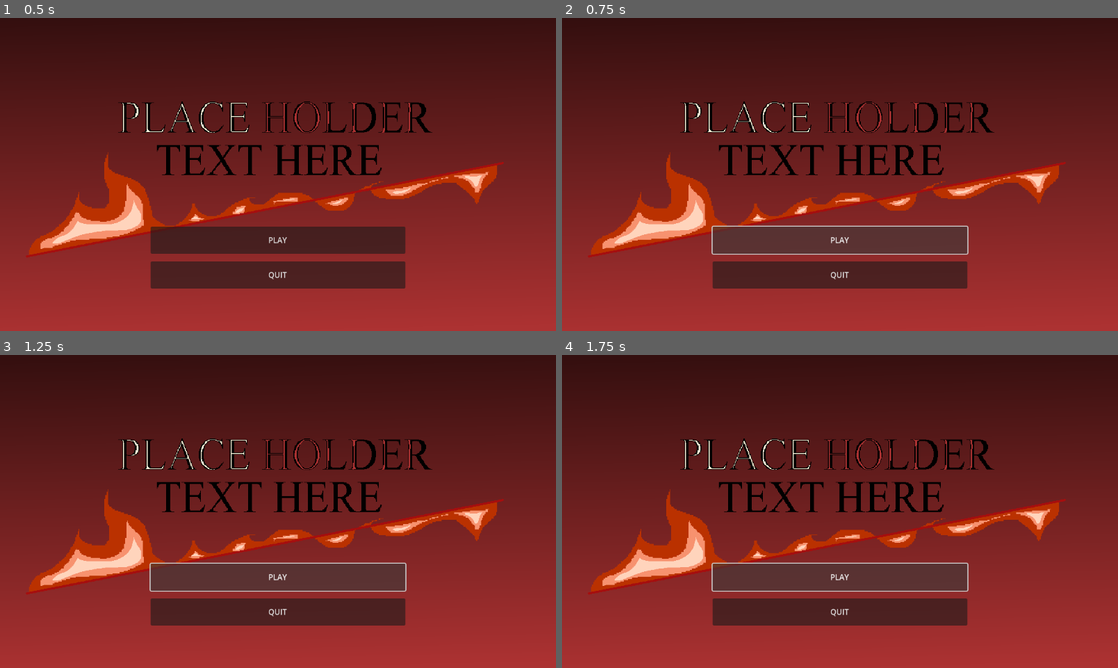
Above: before the commit, frames 1-4 (two rows, left to right).
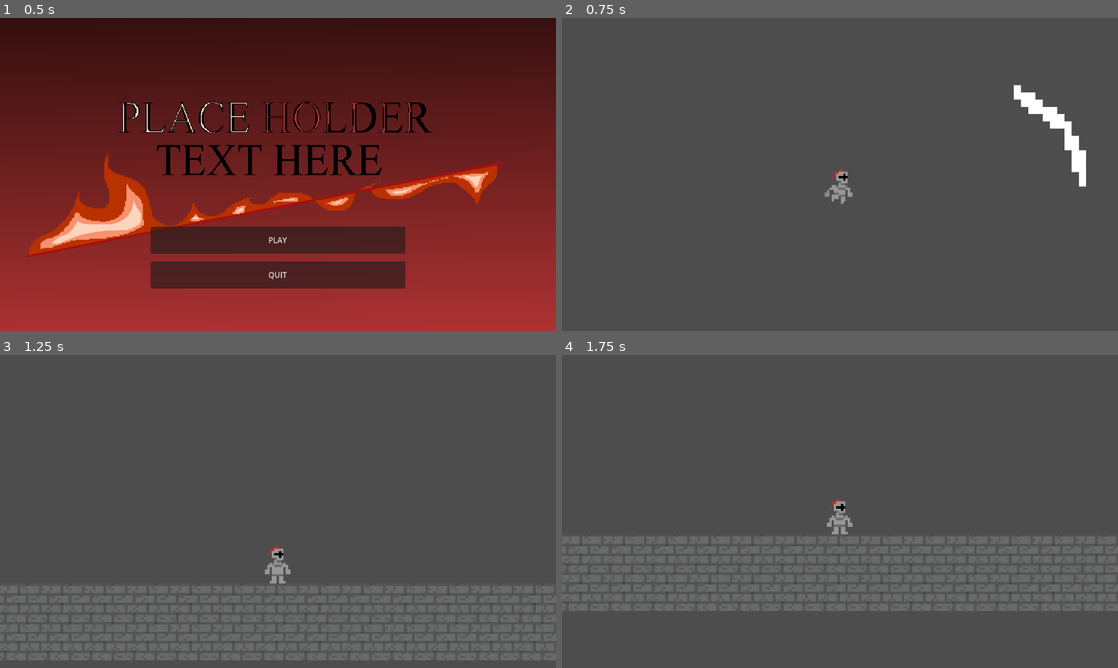
Above: after the commit, the same moments.

Repository: Owen-Harper25/Hollow-Clone
Game: Godot game, scene res://Scenes/title_screen_gui.tscn
The game is run twice, just before and just after one commit, with the same random seed, the same clock (stepped at 60 frames per second) and the same inputs.
Inputs (mouse positions are in pixels of both pictures, inside the frame that each line leads up to):
- Up to frame 1 (0.5 s): no input
- Up to frame 2 (0.75 s): click "PLAY" at 0.5 s
- Up to frame 3 (1.25 s): no input
- Up to frame 4 (1.75 s): click (840, 577) at 1.25 s, where only the run before the commit has a clickable "PLAY"

Frame 1 is identical in both runs. In frame 2, 100% of the frame differs, in the area x 0-100%, y 0-100%; in frame 3, 100%; in frame 4, 100%.

Commit message:
Fixed Title Screen

Diff:
--- a/Scripts/player.gd
+++ b/Scripts/player.gd
@@ -244,7 +244,7 @@
 func run_particles():
 	if is_on_floor() and state == 1 and canSpawnParticle:
 		canSpawnParticle = false
-		$ParticleTimer.start()
+		$Timers/ParticleTimer.start()
 		var particle = DUST_PARTICLE.instantiate()
 		particle.emitting = true
 		particle.global_position = $Feet.global_position
--- a/Scripts/title_screen_gui.gd
+++ b/Scripts/title_screen_gui.gd
@@ -1,5 +1,9 @@
 extends Control
 
 func _on_quit_game_button_down() -> void:
-	get_tree().quit()
 	pass # Replace with function body.
+
+
+func _on_play_game_button_down() -> void:
+	get_tree().change_scene_to_file("res://Scenes/game_manager.tscn")
+	pass # Replace with function body.
